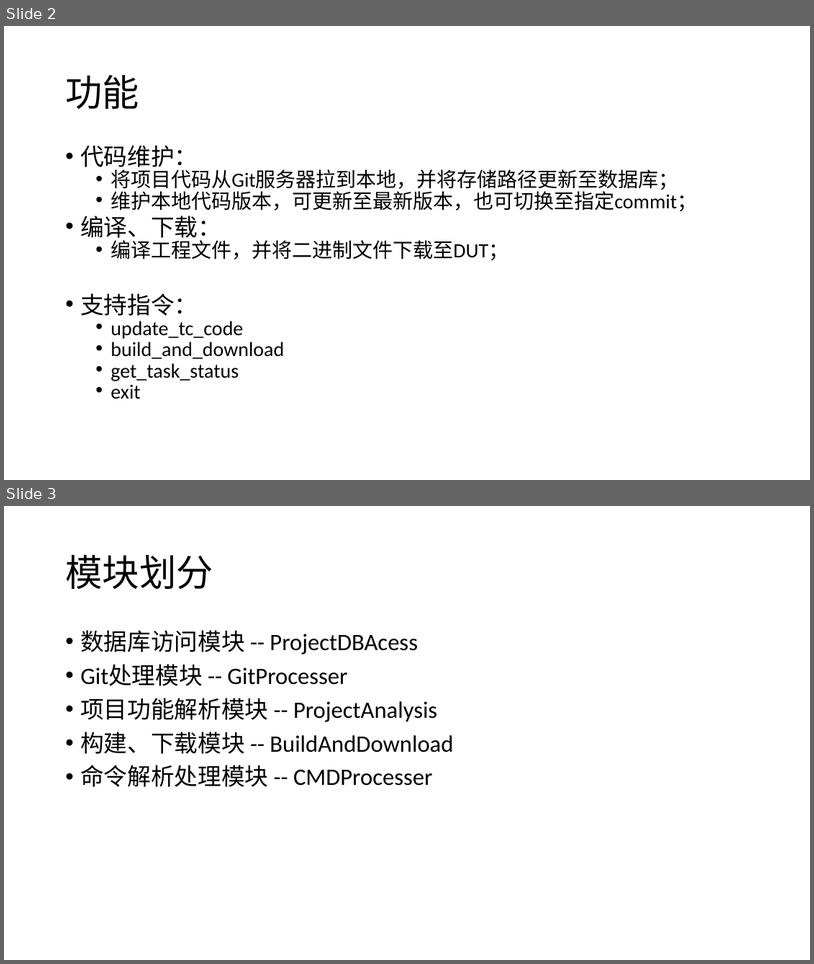
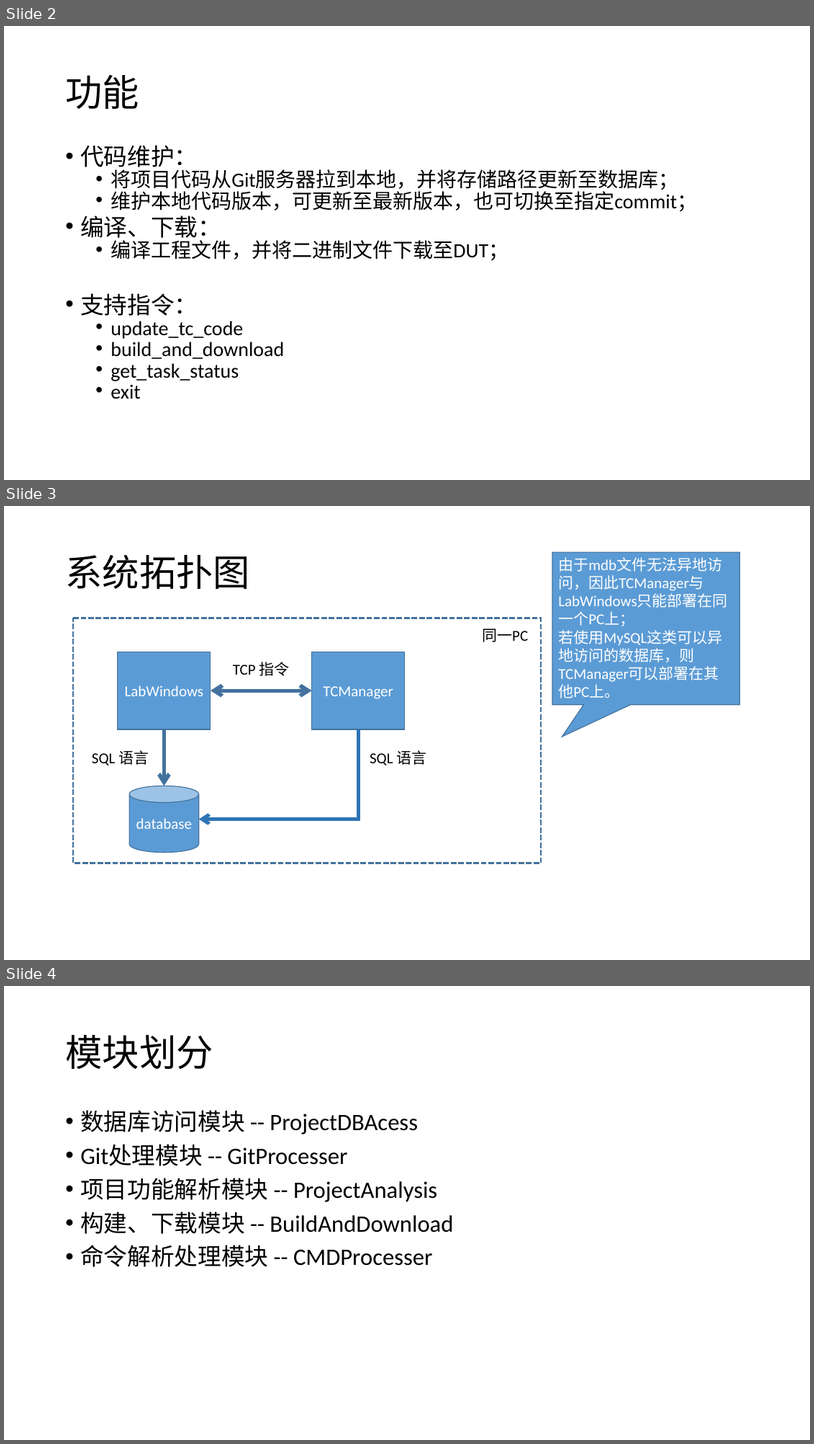
Before and after one commit to Holiday-Li/PythonServer, a slide deck: Doc/DesignDoc.pptx. Shown one above the other, each under a label of ours: slides 2 and 3 before the commit, slides 2, 3 and 4 after it. The pictures are 814x964 and 814x1444 pixels, drawn with LibreOffice and Linux fonts; fonts in the diff are those of the drawing. Boxes give left, top, right and bottom in pixels: in the first picture for what was removed or moved away, otherwise in the second. Text is boxed around its words. In the diff, an @@ line names an element or a change of style, - is before the commit and + after.

Commit message:
Doc: Add system block architecture

```diff
--- a/Doc/DesignDoc.pptx
+++ b/Doc/DesignDoc.pptx
@@ slide 3 added at <box>4,506,810,960</box>, background #FFFFFF @@
@@ title added at <box>65,555,250,589</box>, 44 pt, text #000000 @@
+系统拓扑图
@@ speech box added at <box>553,552,741,705</box>, fill #5B9BD5, outline #43739E 1 pt, 18 pt, text #FFFFFF @@
+由于mdb文件无法异地访问，因此TCManager与LabWindows只能部署在同一个PC上；
+若使用MySQL这类可以异地访问的数据库，则TCManager可以部署在其他PC上。
@@ group added at <box>73,618,541,863</box>: 4 texts, 3 rectangles, 1 cylinder, 1 double arrow, 1 arrow, 1 elbow arrow @@
+database
+LabWindows
+TCManager
+TCP 指令
+SQL 语言
+SQL 语言
+同一PC
@@ what was slide 3 is now slide 4 @@
```
